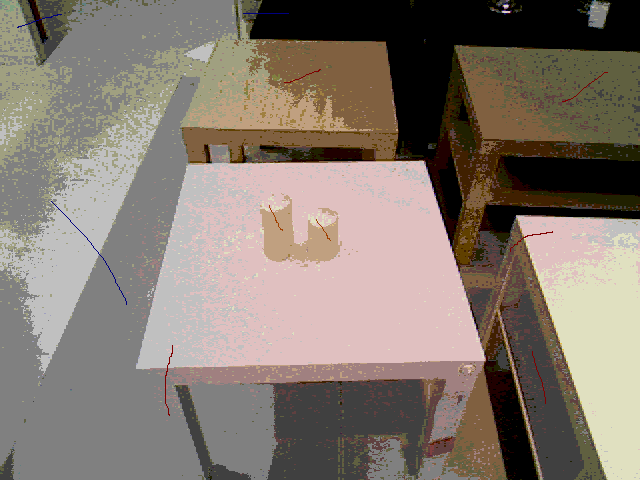
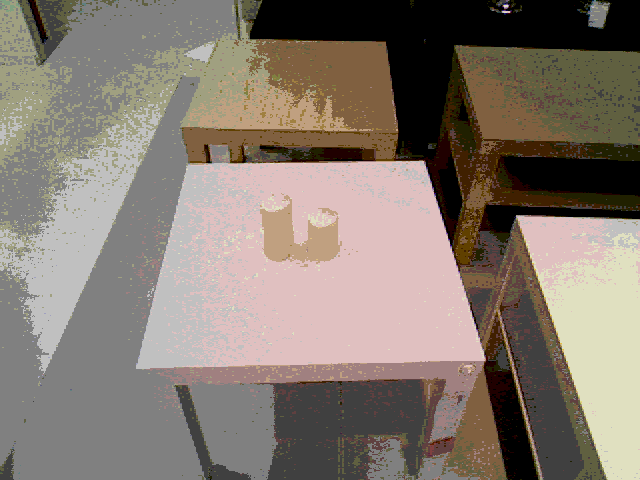
Before/after of a 640 × 480 layered artwork. What changed in the layer stack:
removed layer "Layer #1" over [17, 13, 608, 416]
